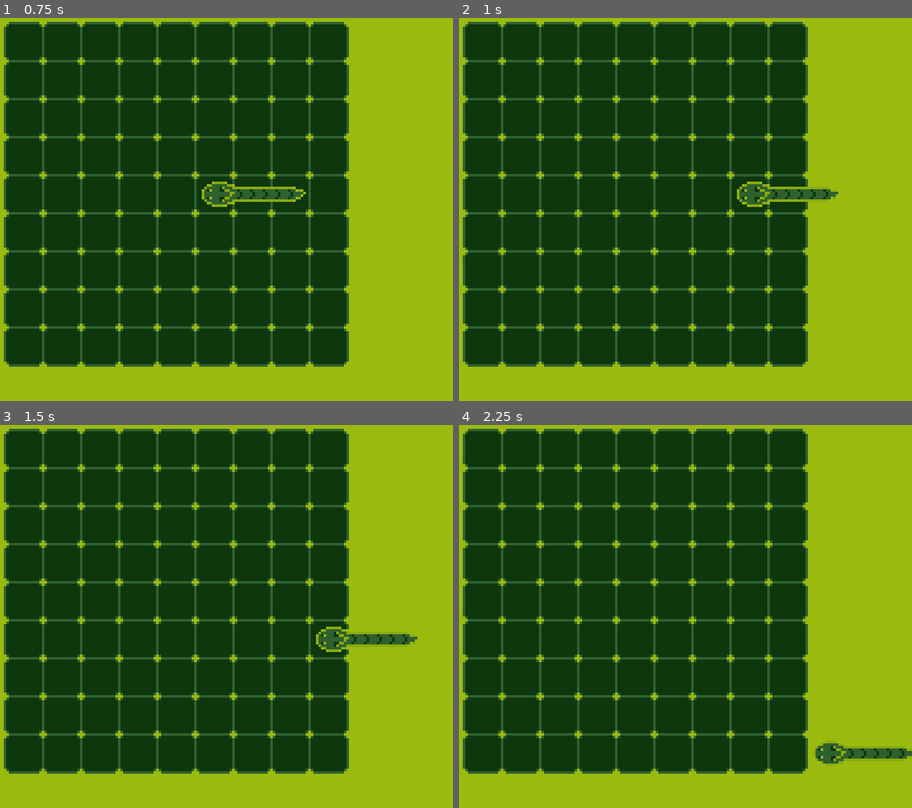
Above: before the commit, frames 1-4 (two rows, left to right).
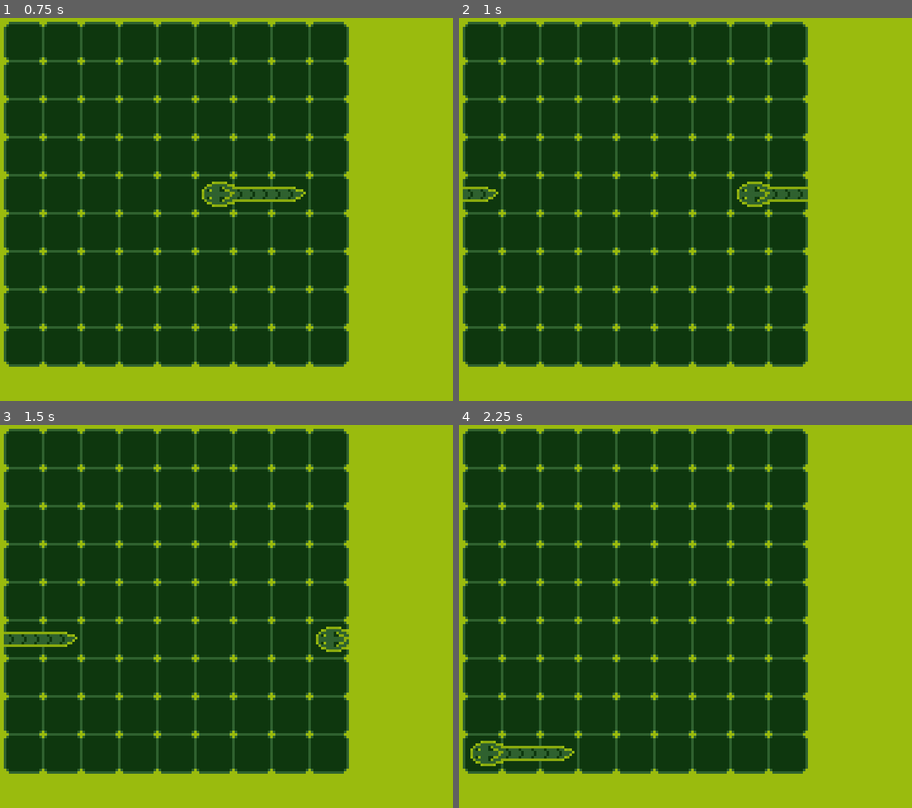
Above: after the commit, the same moments.

Repository: JustKwa/Snak-e
Game: Godot game, scene res://main_scene.tscn
The game is run twice, just before and just after one commit, with the same random seed, the same clock (stepped at 60 frames per second) and the same inputs.
Inputs:
- Up to frame 1 (0.75 s): tap Enter at 0.5 s; hold Right (ui_right) from 0.53 s (still down)
- Up to frame 2 (1 s): keep holding Right (ui_right)
- Up to frame 3 (1.5 s): release Right (ui_right) at 1.28 s; hold Down (ui_down) from 1.28 s (still down)
- Up to frame 4 (2.25 s): release Down (ui_down) at 2.03 s; hold Right (ui_right) from 2.03 s (still down)

Frame 1 is identical in both runs. In frame 2, 0.4% of the frame differs, in the area x 0-84%, y 44-49%; in frame 3, 0.9%; in frame 4, 1.5%, in the area x 2-100%, y 82-90%.

Commit message:
added out of bound system

Diff:
--- a/Scripts/snake.gd
+++ b/Scripts/snake.gd
@@ -21,10 +21,6 @@
 
 func _ready():
 	snake_length = [head, body, tail]
-	# for i in grid.get_used_cells_by_id(1):
-	# 	print(i)
-	# 	print( grid.map_to_world(i) + Vector2(ceil(16/2),ceil(16/2)) )
-		# print(snake_length[0].global_position)
 	speed_timer.start()
 
 
@@ -49,16 +45,24 @@
 
 
 func _on_speed_timeout():
-	print("okay")
 	_out_of_bound()
 	move_snake()
 
+
 # out_of_bound = (23, 143) , (143,23)
 
+
+# OUT OF BOUND SYSTEM
 func _out_of_bound():
 	for i in snake_length:
-		if i.global_position.x == 23:
-			_teleport(i,Vector2(135,0))
+		if i.global_position.x == 23 and move_direction == DIRECTION["left"]:
+			_teleport(i, Vector2( 135, 0))
+		elif i.global_position.x == 143 and move_direction == DIRECTION["right"]:
+			_teleport(i, Vector2( -135, 0))
+		elif i.global_position.y == 23 and move_direction == DIRECTION["up"]:
+			_teleport(i, Vector2( 0, 135))
+		elif i.global_position.y == 143 and move_direction == DIRECTION["down"]:
+			_teleport(i, Vector2( 0, -135))
 
 func _teleport(part ,vector):
 	part.global_translate(vector)
